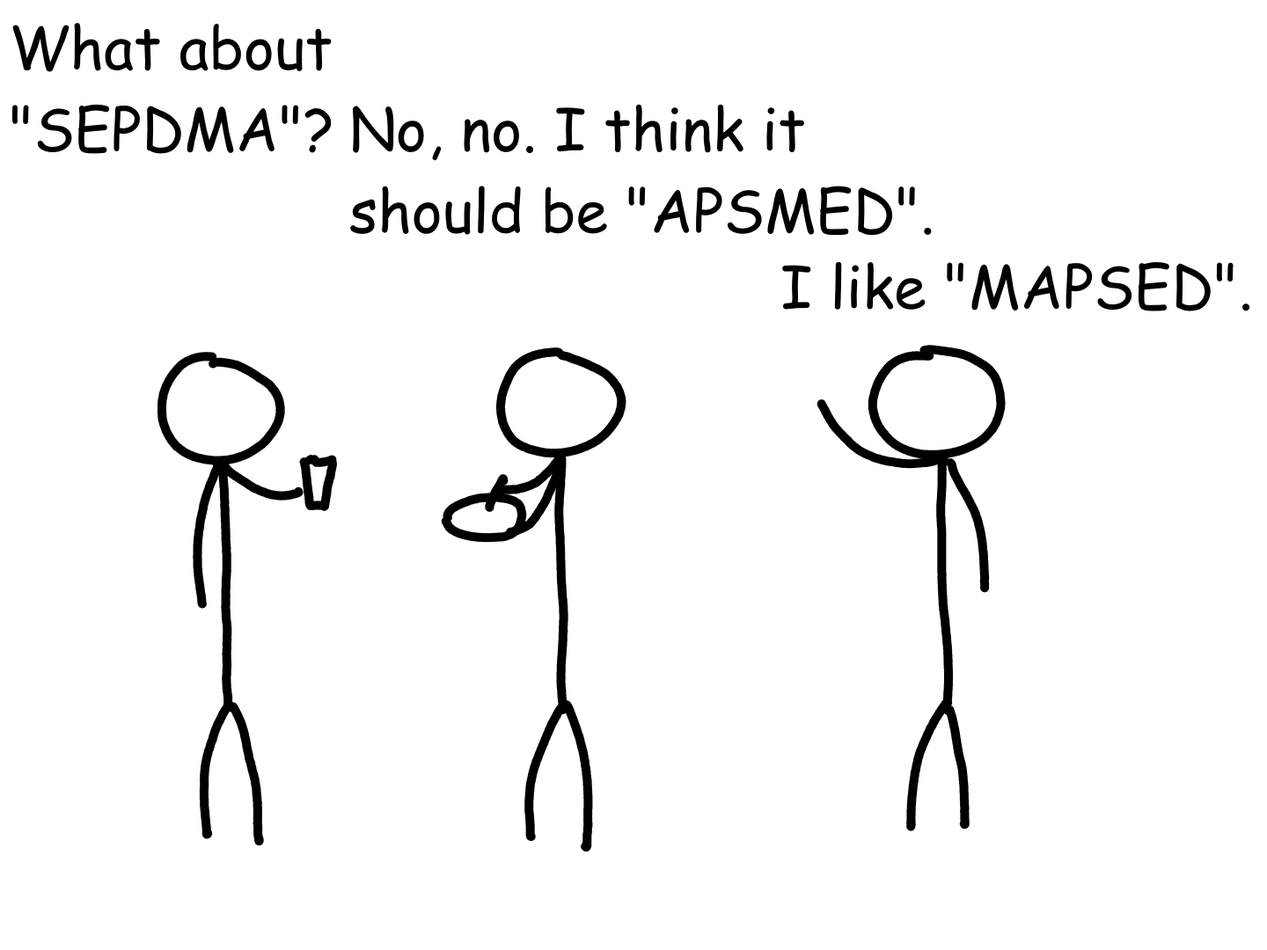
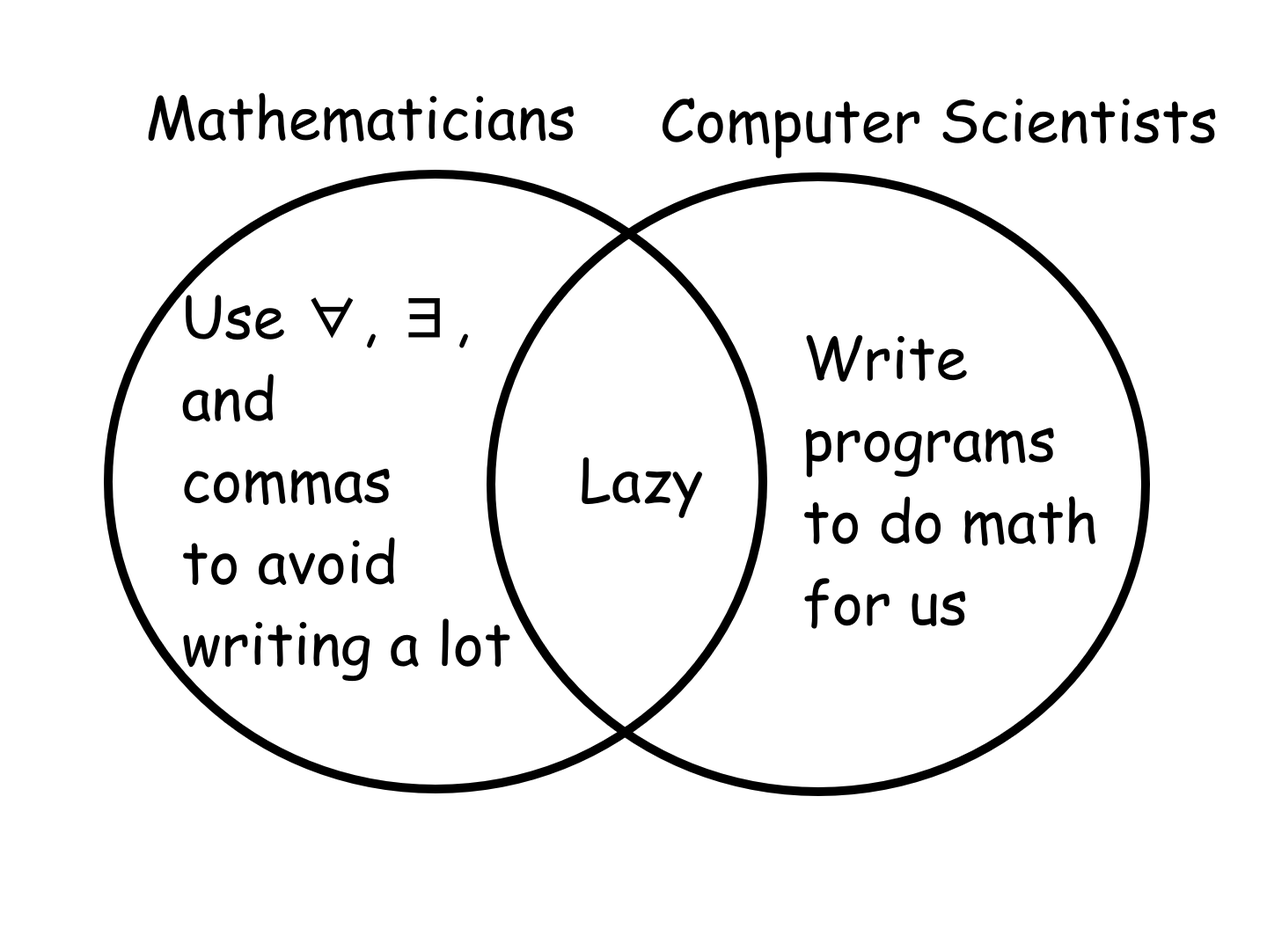
Layered file, before and after one edit (1267px x 950px). Changes by layer:
painted on "Paint Layer 1" (1st of 2) over box(112, 169, 1186, 853)
added layer "Paint Layer 1" (2nd of 2) above "Background" over box(103, 169, 804, 839)
